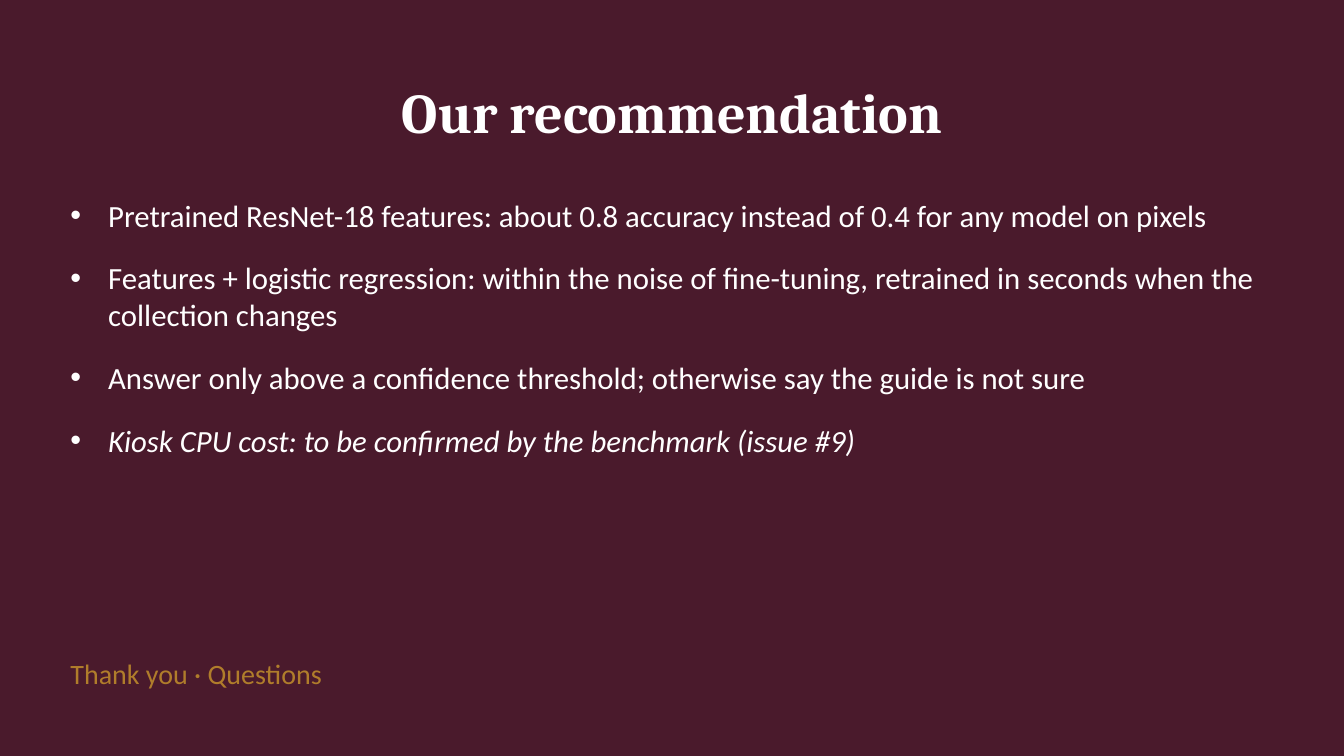
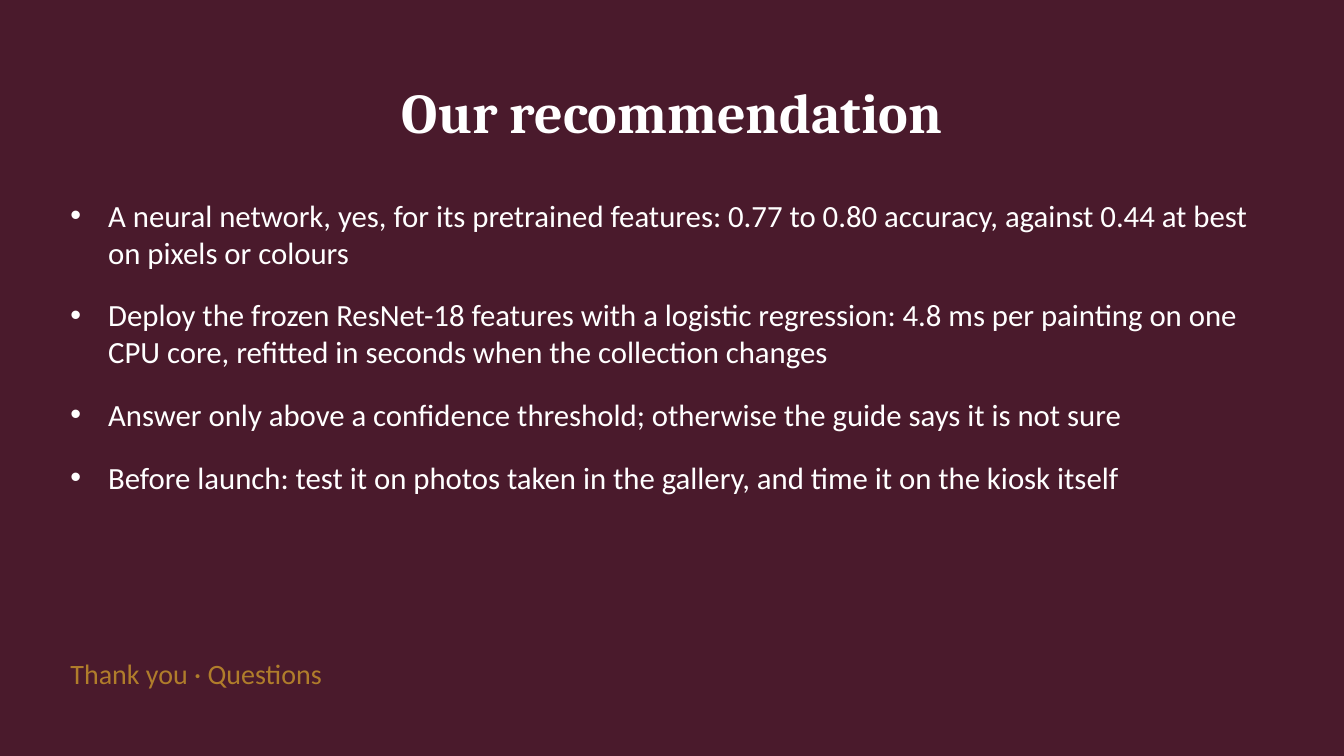
Before and after one commit to ugozchi/nn-deep-learning-foundations, a slide deck: slide 11 of Final Project/presentation/museum_guide.pptx. Drawn at 1344x756 pixels with LibreOffice and Linux fonts; fonts in the diff are those of the drawing. Boxes give left, top, right and bottom in pixels: in the first picture for what was removed or moved away, otherwise in the second. Text is boxed around its words. In the diff, an @@ line names an element or a change of style, - is before the commit and + after.

Commit message:
docs(recommendation): recommend frozen ResNet features with a logistic regression for the kiosks (#29)
* docs(recommendation): compare accuracy, CPU cost and maintenance and recommend frozen ResNet features

* docs(presentation): show the CPU benchmark and the recommendation and update the numbers

* docs: record how much the networks move from one machine to another

```diff
--- a/Final Project/presentation/museum_guide.pptx
+++ b/Final Project/presentation/museum_guide.pptx
@@ text at [108,205,1246,495]: text changed @@
-• Pretrained ResNet-18 features: about 0.8 accuracy instead of 0.4 for any model on pixels
-• Features + logistic regression: within the noise of fine-tuning, retrained in seconds when the collection changes
-• Answer only above a confidence threshold; otherwise say the guide is not sure
-• Kiosk CPU cost: to be confirmed by the benchmark (issue #9)
+• A neural network, yes, for its pretrained features: 0.77 to 0.80 accuracy, against 0.44 at best on pixels or colours
+• Deploy the frozen ResNet-18 features with a logistic regression: 4.8 ms per painting on one CPU core, refitted in seconds when the collection changes
+• Answer only above a confidence threshold; otherwise the guide says it is not sure
+• Before launch: test it on photos taken in the gallery, and time it on the kiosk itself
```
Also in this commit, not shown: 4 other slides changed, 1 slide added, 1 slide removed, 4 other files.
